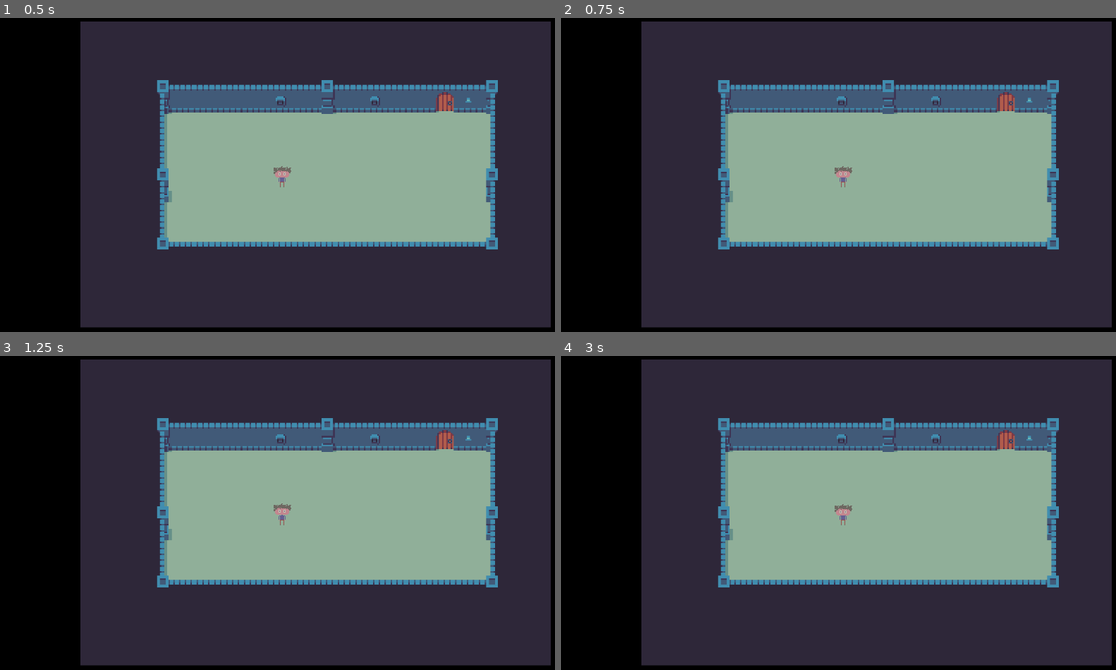
Above: before the commit, frames 1-4 (two rows, left to right).
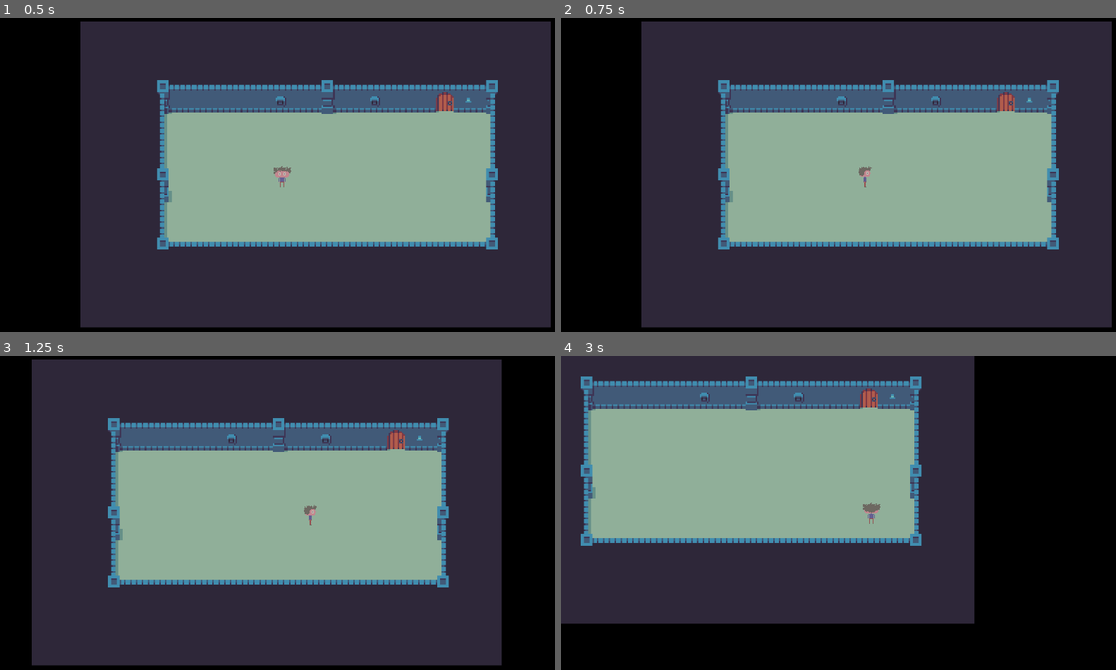
Above: after the commit, the same moments.

Repository: FrankJRix/minorman-game
Game: Godot game, scene res://levels/TemplateLevel.tscn
The game is run twice, just before and just after one commit, with the same random seed, the same clock (stepped at 60 frames per second) and the same inputs.
Inputs:
- Up to frame 1 (0.5 s): no input
- Up to frame 2 (0.75 s): hold D (move_east, bound only after the commit) from 0.53 s (still down); hold Shift (sprint, bound only after the commit) from 0.53 s (still down)
- Up to frame 3 (1.25 s): keep holding D (move_east, bound only after the commit); keep holding Shift (sprint, bound only after the commit)
- Up to frame 4 (3 s): release D (move_east, bound only after the commit) at 1.28 s; release Shift (sprint, bound only after the commit) at 1.28 s; hold S (move_south, bound only after the commit) 1.28-2.03 s; tap Shift (sprint, bound only after the commit) at 1.35, 2.85 s; hold D (move_east, bound only after the commit) 2.03-2.78 s; hold Shift (sprint, bound only after the commit) 2.03-2.78 s; hold W (move_north, bound only after the commit) from 2.78 s (still down)

Frame 1 is identical in both runs. In frame 2, 0.2% of the frame differs, in the area x 49-57%, y 47-54%; in frame 3, 30%; in frame 4, 72%, in the area x 0-100%, y 0-99%.

Commit message:
Eppur si muove! Rudimentale sistema di movimento e animazione. Sostituire con state machine. Subito.

Diff:
--- /dev/null
+++ b/00_MinorMan/characters/player/Norman.gd
@@ -0,0 +1,40 @@
+extends KinematicBody2D
+
+const MAX_SPEED = 500
+const SPRINT_MULTIPLIER = 1.5
+
+var speed = 0
+var velocity = Vector2()
+var direction = Vector2()
+var multi = 1
+
+func _physics_process(delta):
+	move()
+
+func move():
+	get_input()
+
+func get_input():
+	multi = 1
+	direction = Vector2()
+
+	if Input.is_action_pressed("sprint"):
+		multi *= SPRINT_MULTIPLIER
+
+	if Input.is_action_pressed("move_north"):
+		direction.y -= 1
+		$AnimationPlayer.play("idle_north")
+	if Input.is_action_pressed("move_south"):
+		direction.y += 1
+		$AnimationPlayer.play("idle_south")
+	if Input.is_action_pressed("move_west"):
+		direction.x -= 1
+		$AnimationPlayer.play("idle_west")
+	if Input.is_action_pressed("move_east"):
+		direction.x += 1
+		$AnimationPlayer.play("idle_east")
+
+	direction = direction.normalized()
+
+	velocity = direction * MAX_SPEED * multi
+	move_and_slide(velocity)
--- a/00_MinorMan/characters/player/Norman.tscn
+++ b/00_MinorMan/characters/player/Norman.tscn
@@ -1,6 +1,7 @@
-[gd_scene load_steps=7 format=2]
+[gd_scene load_steps=8 format=2]
 
 [ext_resource path="res://placeholder_assets/characters/norman/norman_placeholder3.png" type="Texture" id=1]
+[ext_resource path="res://characters/player/Norman.gd" type="Script" id=2]
 
 [sub_resource type="CapsuleShape2D" id=1]
 radius = 50.0
@@ -74,6 +75,7 @@
 }
 
 [node name="Norman" type="KinematicBody2D"]
+script = ExtResource( 2 )
 __meta__ = {
 "_edit_group_": true
 }
@@ -82,6 +84,7 @@
 texture = ExtResource( 1 )
 vframes = 4
 hframes = 2
+frame = 4
 
 [node name="CollisionShape2D" type="CollisionShape2D" parent="."]
 visible = false
@@ -98,3 +101,10 @@
 [node name="Camera2D" type="Camera2D" parent="."]
 current = true
 zoom = Vector2( 2, 2 )
+drag_margin_h_enabled = true
+drag_margin_v_enabled = true
+smoothing_speed = 10.0
+drag_margin_left = 0.1
+drag_margin_top = 0.1
+drag_margin_right = 0.1
+drag_margin_bottom = 0.1
--- a/00_MinorMan/project.godot
+++ b/00_MinorMan/project.godot
@@ -49,6 +49,34 @@
 "svg/scale": 1.0
 }
 
+[input]
+
+move_north={
+"deadzone": 0.5,
+"events": [ Object(InputEventKey,"resource_local_to_scene":false,"resource_name":"","device":0,"alt":false,"shift":false,"control":false,"meta":false,"command":false,"pressed":false,"scancode":87,"unicode":0,"echo":false,"script":null)
+ ]
+}
+move_west={
+"deadzone": 0.5,
+"events": [ Object(InputEventKey,"resource_local_to_scene":false,"resource_name":"","device":0,"alt":false,"shift":false,"control":false,"meta":false,"command":false,"pressed":false,"scancode":65,"unicode":0,"echo":false,"script":null)
+ ]
+}
+move_south={
+"deadzone": 0.5,
+"events": [ Object(InputEventKey,"resource_local_to_scene":false,"resource_name":"","device":0,"alt":false,"shift":false,"control":false,"meta":false,"command":false,"pressed":false,"scancode":83,"unicode":0,"echo":false,"script":null)
+ ]
+}
+move_east={
+"deadzone": 0.5,
+"events": [ Object(InputEventKey,"resource_local_to_scene":false,"resource_name":"","device":0,"alt":false,"shift":false,"control":false,"meta":false,"command":false,"pressed":false,"scancode":68,"unicode":0,"echo":false,"script":null)
+ ]
+}
+sprint={
+"deadzone": 0.5,
+"events": [ Object(InputEventKey,"resource_local_to_scene":false,"resource_name":"","device":0,"alt":false,"shift":false,"control":false,"meta":false,"command":false,"pressed":false,"scancode":16777237,"unicode":0,"echo":false,"script":null)
+ ]
+}
+
 [rendering]
 
 quality/2d/use_pixel_snap=true
